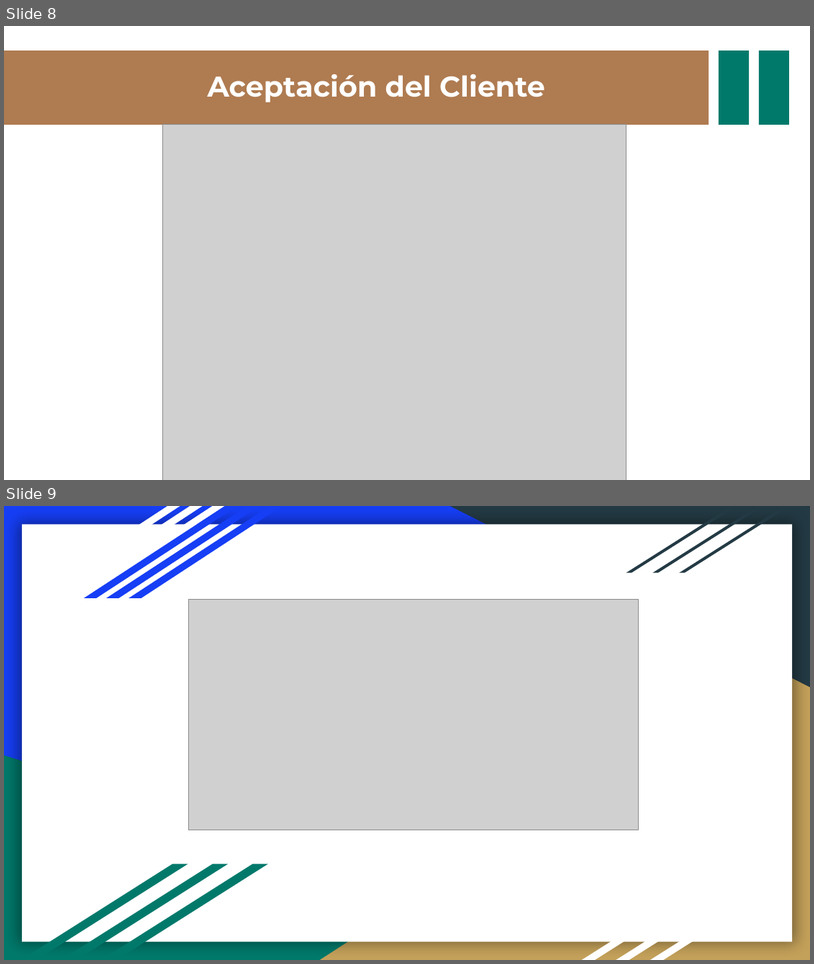
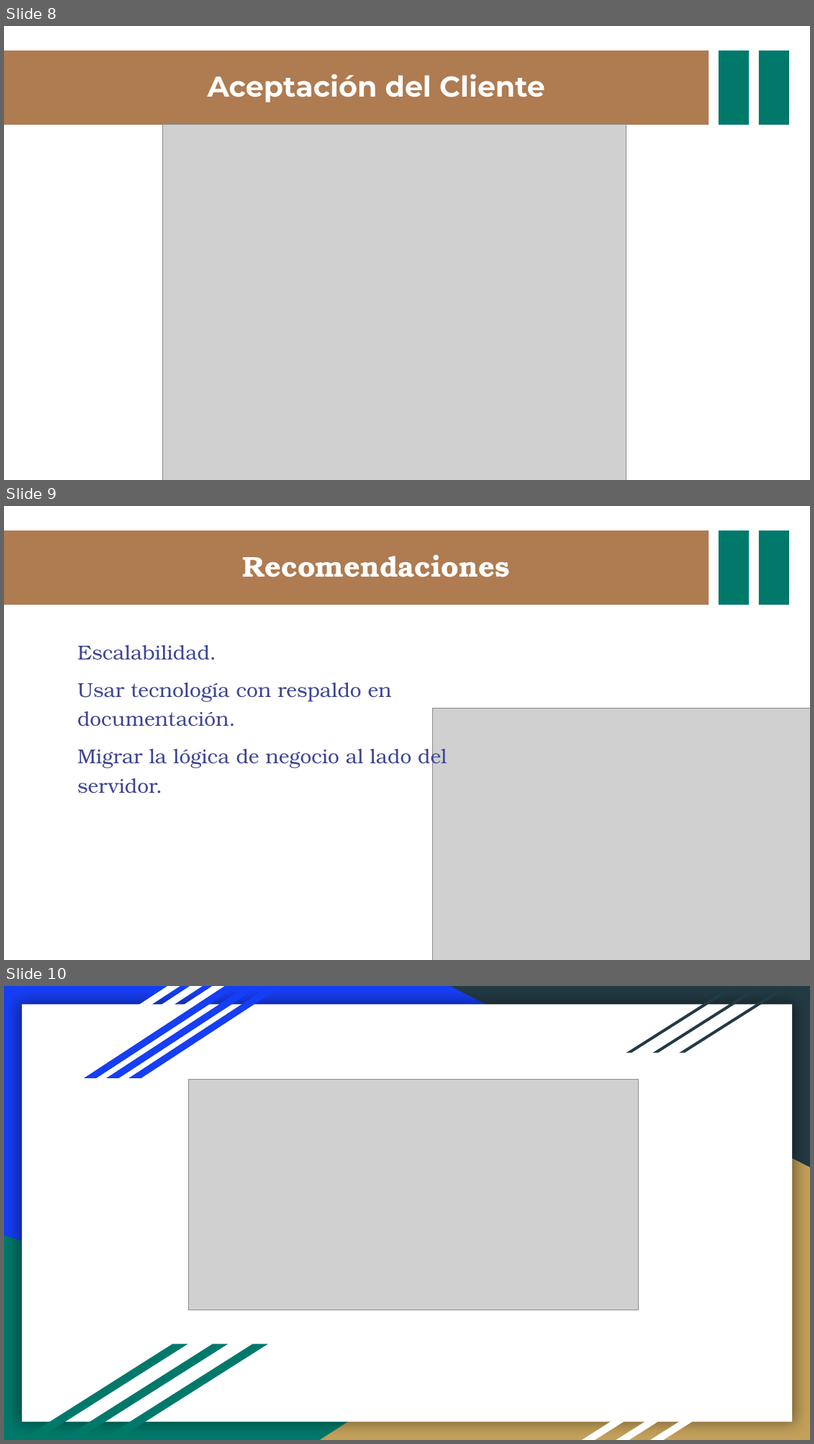
Before and after one commit to KevinArce98/HorariosEconomas, a slide deck: Escrito/Econo.pptx. Shown one above the other, each under a label of ours: slides 8 and 9 before the commit, slides 8, 9 and 10 after it. The pictures are 814x964 and 814x1444 pixels, drawn with LibreOffice and Linux fonts; fonts in the diff are those of the drawing; grey boxes stand for pictures. Boxes give left, top, right and bottom in pixels: in the first picture for what was removed or moved away, otherwise in the second. Text is boxed around its words. In the diff, an @@ line names an element or a change of style, - is before the commit and + after.

Commit message:
RECOMENDACIONES PPT

```diff
--- a/Escrito/Econo.pptx
+++ b/Escrito/Econo.pptx
@@ slide 9 added at <box>4,506,810,960</box>, background #FFFFFF @@
@@ rectangle added at <box>4,530,710,605</box>, fill #AF7B51 @@
@@ rectangle added at <box>719,530,749,605</box>, fill #00796B @@
@@ rectangle added at <box>759,530,790,605</box>, fill #00796B @@
@@ title added at <box>243,554,510,577</box>, 34 pt, text #FFFFFF, bold @@
+Recomendaciones
@@ text added at <box>77,645,447,793</box>, 24 pt, text #3D4594 @@
+Escalabilidad.
+Usar tecnología con respaldo en documentación.
+Migrar la lógica de negocio al lado del servidor.
@@ picture added at <box>432,708,810,960</box> @@
@@ what was slide 9 is now slide 10 @@
```
